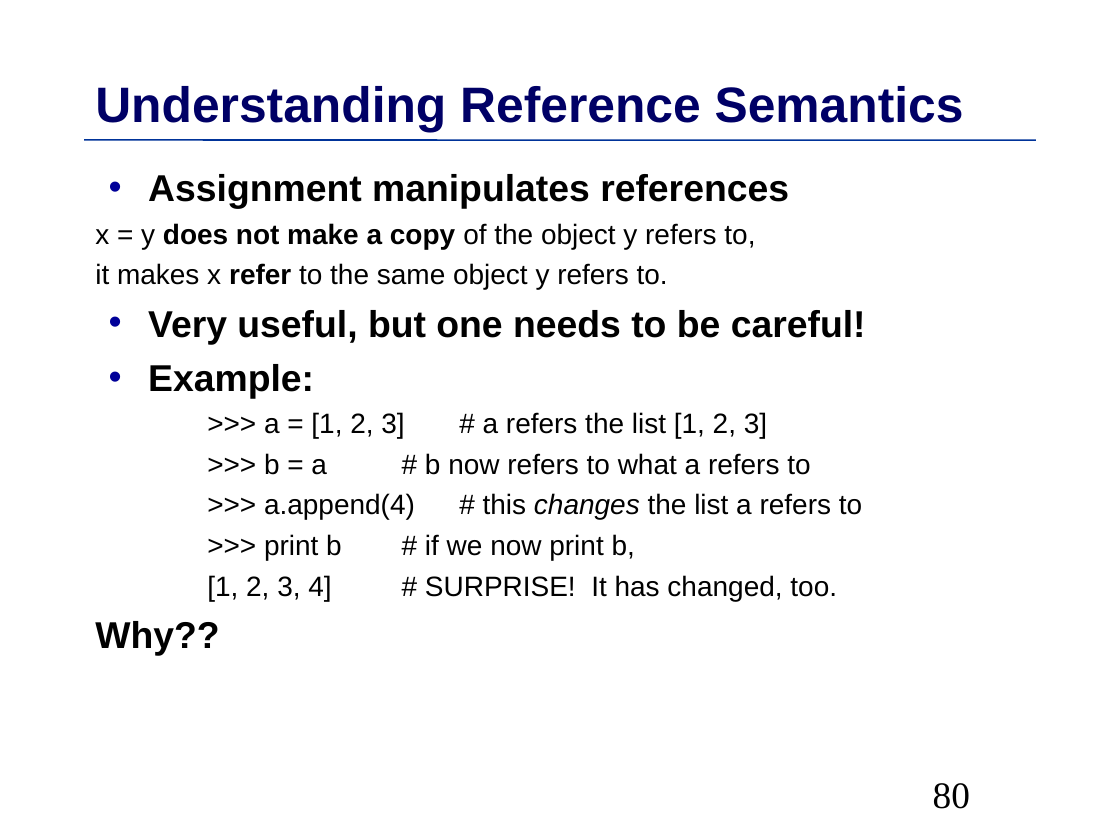
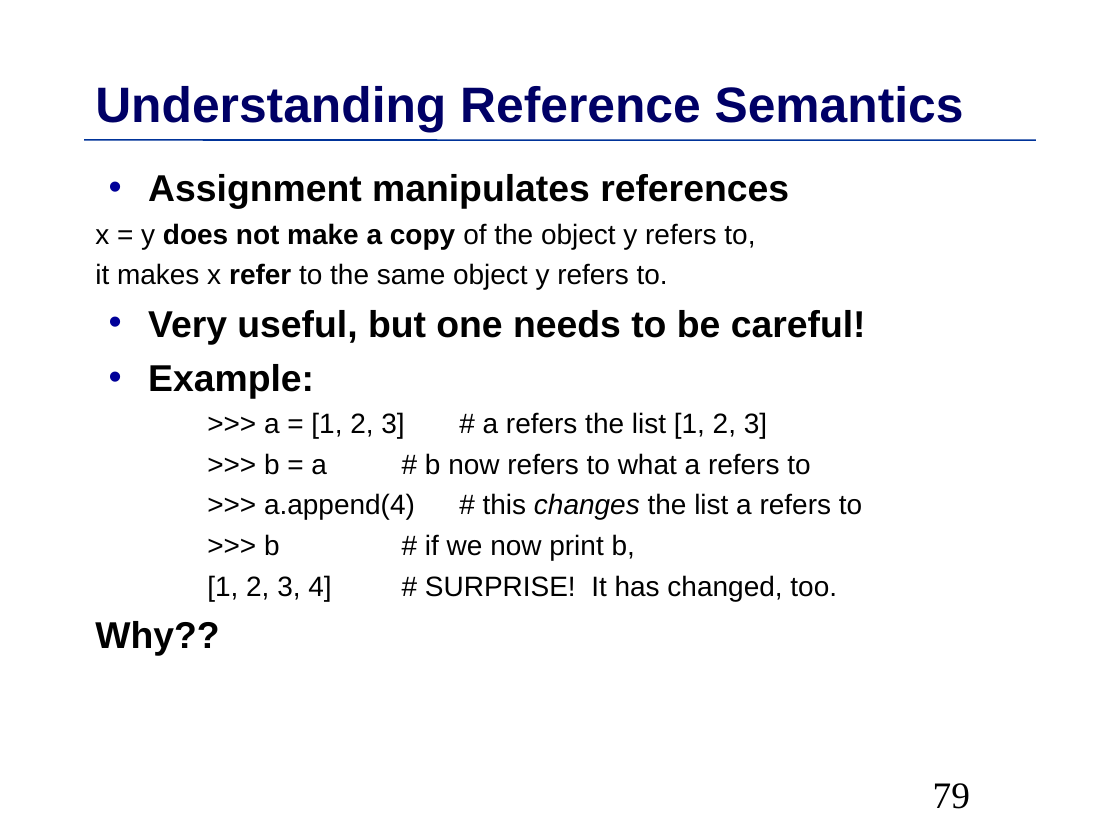
Before and after one commit to MPIDS/Python-Course, a slide deck: slide 79 of 01-basics/Talk/Python-Introduction.odp (slide 80 before the commit). Drawn at 1120x840 pixels with LibreOffice and Linux fonts; fonts in the diff are those of the drawing. Boxes give left, top, right and bottom in pixels: in the first picture for what was removed or moved away, otherwise in the second. Text is boxed around its words. In the diff, an @@ line names an element or a change of style, - is before the commit and + after.

```diff
--- a/01-basics/Talk/Python-Introduction.odp
+++ b/01-basics/Talk/Python-Introduction.odp
@@ text at (x1=264, y1=534, x2=635, y2=560): text changed @@
-    >>> print b # if we now print b,
+    >>> b # if we now print b,
@@ page number at (x1=933, y1=783, x2=970, y2=809): text changed @@
-80
+79
```
Also in this commit, not shown: 46 other slides changed, 1 slide added, 1 slide removed.
